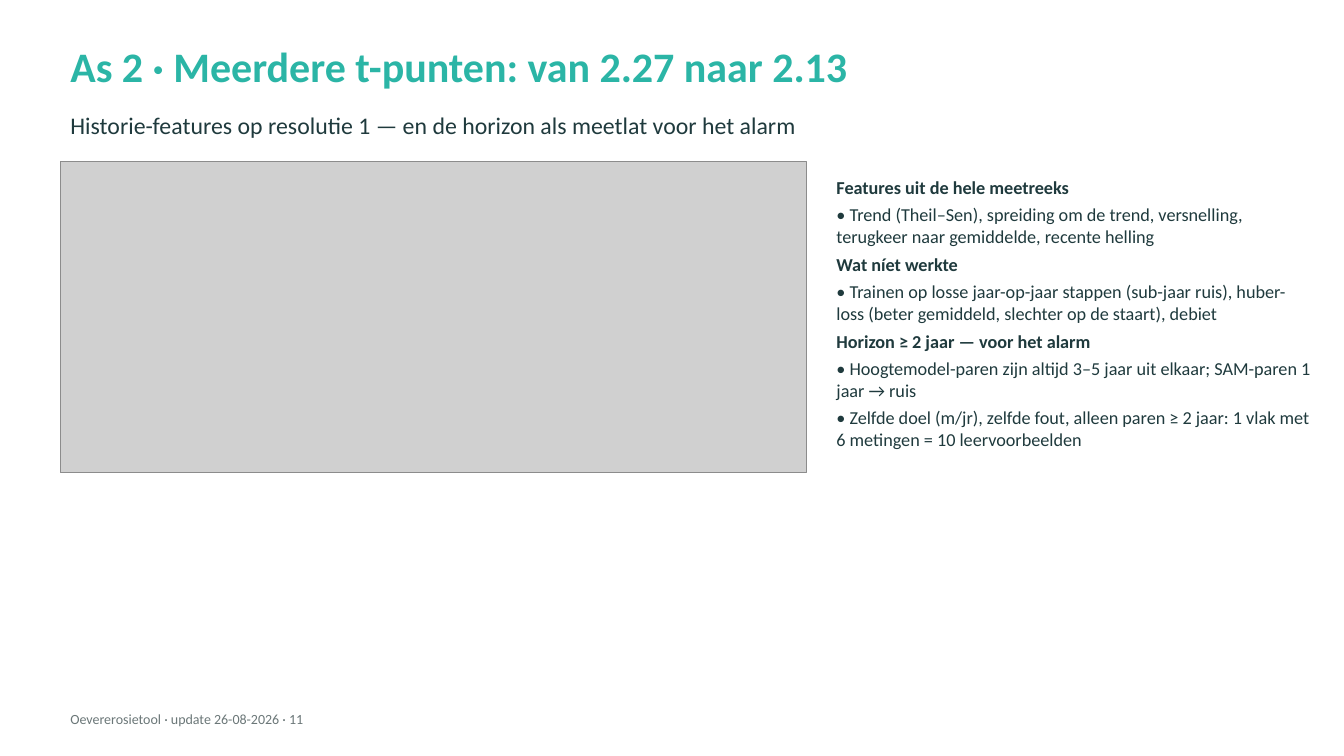
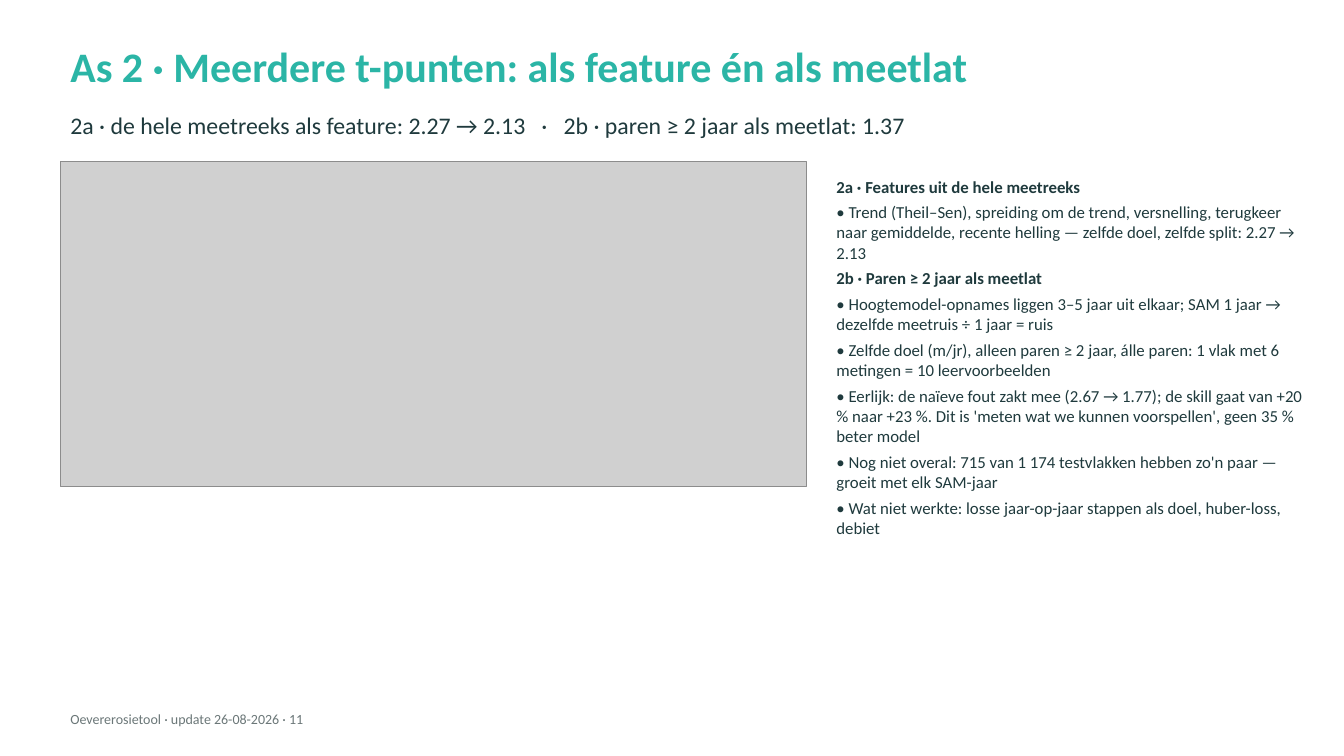
Before and after one commit to HAL24K/wocu-oevererosie, a slide deck: slide 11 of docs/presentations/20260826_update_v2.pptx. Drawn at 1344x756 pixels with LibreOffice and Linux fonts; fonts in the diff are those of the drawing; grey boxes stand for pictures. Boxes give left, top, right and bottom in pixels: in the first picture for what was removed or moved away, otherwise in the second. Text is boxed around its words. In the diff, an @@ line names an element or a change of style, - is before the commit and + after.

Commit message:
docs(presentation): As 2 = features + horizon ruler on the frozen set (k5), naive shown per bar

```diff
--- a/docs/presentations/20260826_update_v2.pptx
+++ b/docs/presentations/20260826_update_v2.pptx
@@ text at (70, 52, 967, 89): text changed @@
-As 2 · Meerdere t-punten: van 2.27 naar 2.13
+As 2 · Meerdere t-punten: als feature én als meetlat
@@ text at (70, 117, 904, 138): text changed @@
-Historie-features op resolutie 1 — en de horizon als meetlat voor het alarm
+2a · de hele meetreeks als feature: 2.27 → 2.13 · 2b · paren ≥ 2 jaar als meetlat: 1.37
@@ picture: place and size @@
-picture at (60, 161, 807, 473)
+picture at (60, 161, 807, 487)
@@ text at (836, 181, 1302, 534): text changed; size 13 to 12 pt @@
-Features uit de hele meetreeks
-• Trend (Theil–Sen), spreiding om de trend, versnelling, terugkeer naar gemiddelde, recente helling
-Wat níet werkte
-• Trainen op losse jaar-op-jaar stappen (sub-jaar ruis), huber-loss (beter gemiddeld, slechter op de staart), debiet
-Horizon ≥ 2 jaar — voor het alarm
-• Hoogtemodel-paren zijn altijd 3–5 jaar uit elkaar; SAM-paren 1 jaar → ruis
-• Zelfde doel (m/jr), zelfde fout, alleen paren ≥ 2 jaar: 1 vlak met 6 metingen = 10 leervoorbeelden
+2a · Features uit de hele meetreeks
+• Trend (Theil–Sen), spreiding om de trend, versnelling, terugkeer naar gemiddelde, recente helling — zelfde doel, zelfde split: 2.27 → 2.13
+2b · Paren ≥ 2 jaar als meetlat
+• Hoogtemodel-opnames liggen 3–5 jaar uit elkaar; SAM 1 jaar → dezelfde meetruis ÷ 1 jaar = ruis
+• Zelfde doel (m/jr), alleen paren ≥ 2 jaar, álle paren: 1 vlak met 6 metingen = 10 leervoorbeelden
+• Eerlijk: de naïeve fout zakt mee (2.67 → 1.77); de skill gaat van +20 % naar +23 %. Dit is 'meten wat we kunnen voorspellen', geen 35 % beter model
+• Nog niet overal: 715 van 1 174 testvlakken hebben zo'n paar — groeit met elk SAM-jaar
+• Wat niet werkte: losse jaar-op-jaar stappen als doel, huber-loss, debiet
```
Also in this commit, not shown: 2 other files.
